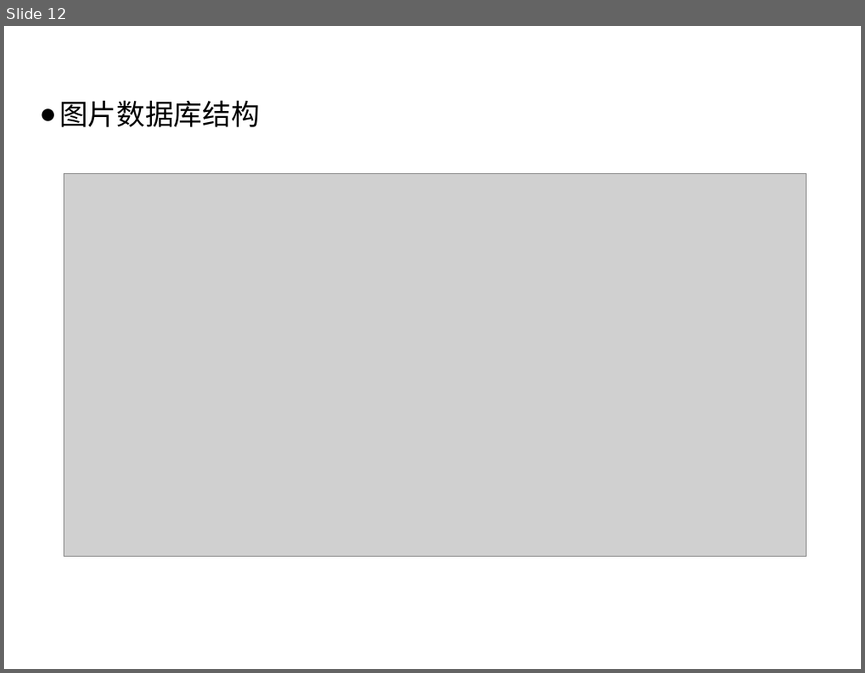
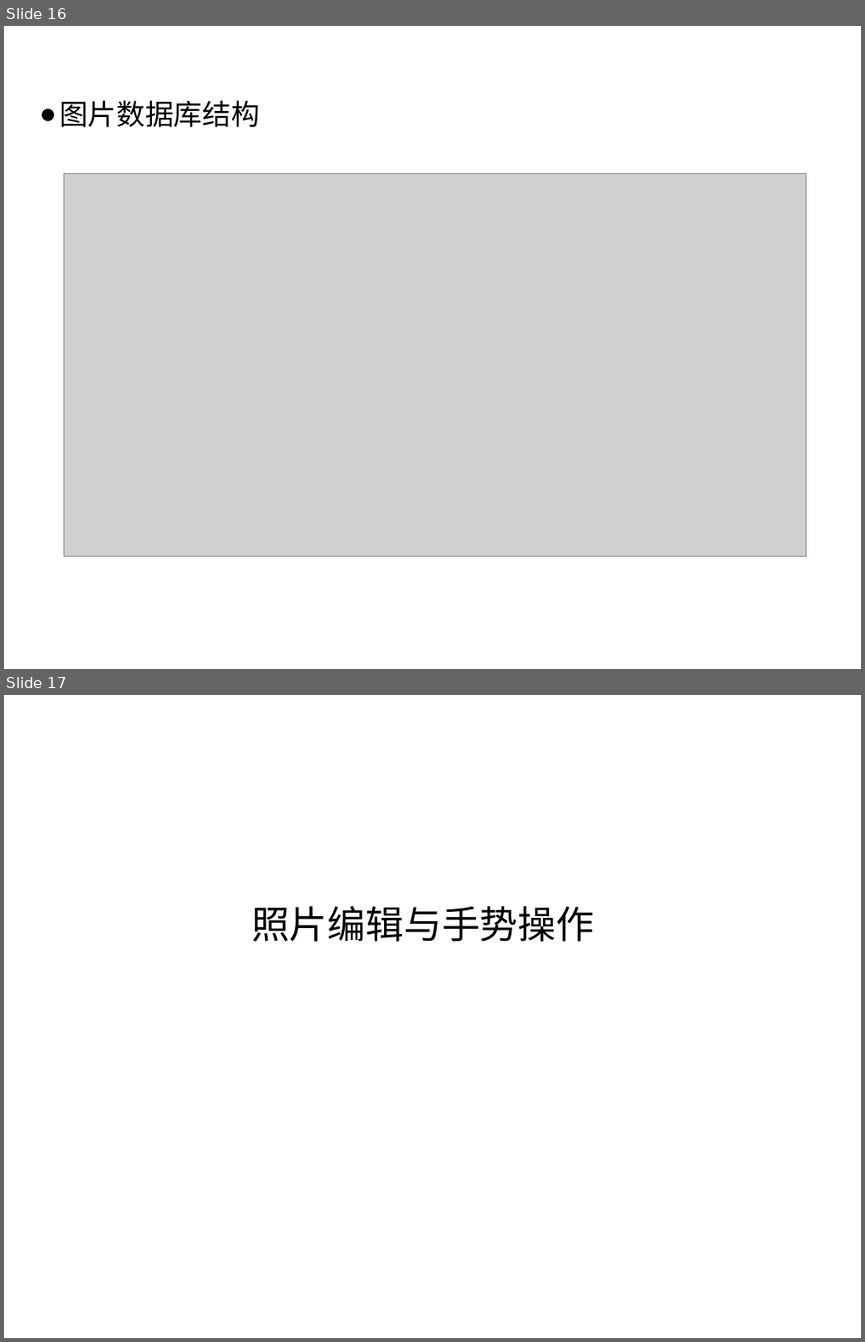
Before and after one commit to littlePunk/-, a slide deck: 11月25号答辩准备.pptx. Shown one above the other, each under a label of ours: slide 12 before the commit, slides 16 and 17 after it. The pictures are 865x673 and 865x1342 pixels, drawn with LibreOffice and Linux fonts; fonts in the diff are those of the drawing; grey boxes stand for pictures; background and template pictures are left out. Boxes give left, top, right and bottom in pixels: in the first picture for what was removed or moved away, otherwise in the second. Text is boxed around its words. In the diff, an @@ line names an element or a change of style, - is before the commit and + after.

```diff
--- a/11月25号答辩准备.pptx
+++ b/11月25号答辩准备.pptx
@@ slide 17 added at <box>4,695,861,1338</box>, background picture (left out) @@
@@ text added at <box>251,906,594,941</box>, 32 pt, text #000000 @@
+照片编辑与手势操作
@@ what was slide 12 is now slide 16 @@
```
Also in this commit, not shown: 7 slides changed, 4 other slides added, 4 other files.
